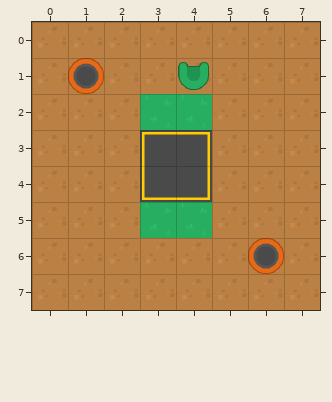
Level history. Tiled map: bot-battles/data/maps/map.tmx. That is the earlier state.
Cells are 64x64 px. Shown: x 0..7, y 0..7.
Now the later version:
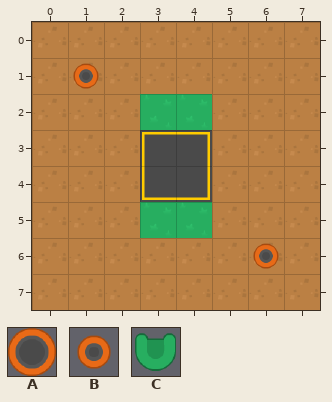
Key: from "map": A 196, B 197, C 449.
Objects are placed by their top-left corner, in cells (3,4 is the top-left corner of cell 3,4); size is 1x1 cell unless given.
From old to new:
Layer "collision" (removed):
Object C at 4,1 is removed.
Layer "spawner":
A new object: B at 1,1.
A new object: B at 6,6.
Object A at 1,1 is removed.
Object A at 6,6 is removed.
